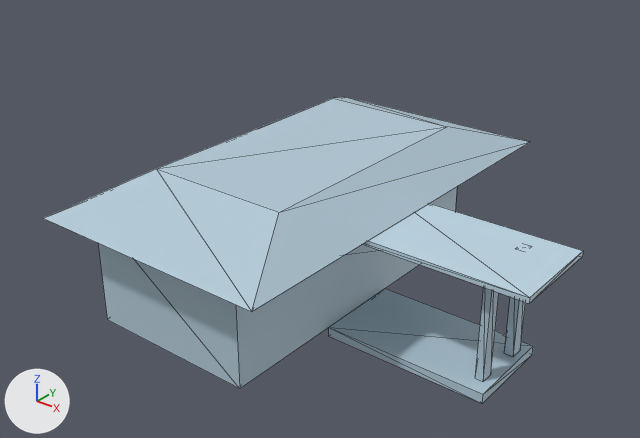
One commit to the glTF model models/Housing9Nav.glb: the scene before it, then after it.
Before and after are seen from a 50 mm lens placed at (8.78, -11.02, 7.92), pointed at (0.68, -0.9, 1.65). The lights are fixed; the arrows at lower left show +X, +Y and +Z. The picture after the commit comes second. Mesh edges are drawn as thin lines. Where no turn or scale is listed for an object, it has been applied to the vertices.

Before the edit, the objects in view are built like this:
```python
me_cube_031 = bpy.data.meshes.new('Cube.031')
me_cube_031.from_pydata(...)  # a box spanning x -1.0..1.0, y -1.0..1.0, z -1.0..1.0
me_cube_031.materials.append(mat_material_030)  # blue #b4cbd9
me_cube_032 = bpy.data.meshes.new('Cube.032')
me_cube_032.from_pydata(...)  # a box spanning x -1.4..1.4, y -0.98..0.98, z -0.08..0.08
me_cube_032.materials.append(mat_material_034)  # blue #b4cbd9
me_cube_033 = bpy.data.meshes.new('Cube.033')
me_cube_033.from_pydata(...)  # a box spanning x -1.74..1.74, y -0.91..0.91, z -0.03..0.03
me_cube_033.materials.append(mat_material_032)  # blue #bfd7e6
me_cube_034 = bpy.data.meshes.new('Cube.034')
me_cube_034.from_pydata(...)  # a box spanning x -0.23..0.23, y -0.15..0.15, z -0.88..0.88
me_cube_034.materials.append(mat_material_033)  # blue #b4cbd9
me_cube_035 = bpy.data.meshes.new('Cube.035')
me_cube_035.from_pydata(...)  # 16 vertices, 24 faces; spans x -2.17..4.1, y -3.84..3.84, z -2.1..0.27
me_cube_035.materials.append(mat_material_031)  # blue #b4cbd9
ob_cube = bpy.data.objects.new('Cube', me_cube_031)
ob_cube.location = (-0.27, -0.45, 1.02)
ob_cube.scale = (1.5, 3.0, 1.0)
ob_cube_001 = bpy.data.objects.new('Cube.001', me_cube_032)
ob_cube_001.location = (2.74, -0.71, 0.06)
ob_cube_001.scale = (1.0, 0.8, 1.0)
ob_cube_002 = bpy.data.objects.new('Cube.002', me_cube_033)
ob_cube_002.location = (2.95, -0.72, 1.93)
ob_cube_002.scale = (1.0, 0.91, 1.5)
ob_cube_003 = bpy.data.objects.new('Cube.003', me_cube_034)
ob_cube_003.location = (3.93, -1.12, 1.02)
ob_cube_003.scale = (0.3, 0.7, 1.0)
ob_cube_004 = bpy.data.objects.new('Cube.004', me_cube_035)
ob_cube_004.location = (-0.06, -0.23, 2.25)
```
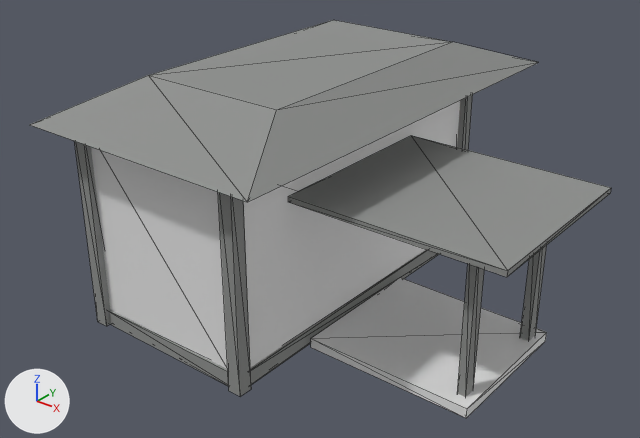
Commit message: Housing models update

What changed in the scene script:
```text
Change me_cube_031:
    where me_cube_031.from_pydata(...)  # 8 vertices, 12 faces; spans x -1.0..1.0, y -1.0..1.0, z -1.0..1.0
    remove me_cube_031.materials.append(mat_material_030)  # blue #b4cbd9
Change me_cube_032:
    where me_cube_032.from_pydata(...)  # 8 vertices, 12 faces; spans x -1.4..1.4, y -0.98..0.98, z -0.08..0.08
    remove me_cube_032.materials.append(mat_material_034)  # blue #b4cbd9
Change me_cube_033:
    where me_cube_033.from_pydata(...)  # 8 vertices, 12 faces; spans x -1.74..1.74, y -0.91..0.91, z -0.03..0.03
    remove me_cube_033.materials.append(mat_material_032)  # blue #bfd7e6
    add me_cube_033.materials.append(mat_gray_roof_columns_and_trim__8e908e)  # grey #8e908e
Change me_cube_034:
    where me_cube_034.from_pydata(...)  # 8 vertices, 12 faces; spans x -0.23..0.23, y -0.15..0.15, z -0.88..0.88
    remove me_cube_034.materials.append(mat_material_033)  # blue #b4cbd9
    add me_cube_034.materials.append(mat_gray_roof_columns_and_trim__8e908e)  # grey #8e908e
Add me_cube_003:
    me_cube_003.from_pydata([(-2.17, -3.84, -0.27), (-1.28, -2.27, 0.27), (-2.17, 3.84, -0.27), (-1.28, 2.27, 0.27), (2.17, -3.84, -0.27), (1.28, -2.27, 0.27), (2.17, 3.84, -0.27), (1.28, 2.27, 0.27)], [], [(0, 1, 3), (0, 3, 2), (2, 3, 7), (2, 7, 6), (6, 7, 5), (6, 5, 4), (4, 5, 1), (4, 1, 0), (2, 6, 4), (2, 4, 0), (7, 3, 1), (7, 1, 5)])
    me_cube_003.materials.append(mat_gray_roof_columns_and_trim__8e908e)  # grey #8e908e
Change ob_cube:
    ob_cube.location: (-0.27, -0.45, 1.02) -> (-0.27, -0.45, 1.75)
    ob_cube.scale: (1.5, 3.0, 1.0) -> (1.5, 3.0, 1.75)
Change ob_cube_001:
    ob_cube_001.location: (2.74, -0.71, 0.06) -> (2.74, -0.71, 0.08)
    ob_cube_001.scale: (1.0, 0.8, 1.0) -> (1.0, 1.26, 1.0)
Change ob_cube_002:
    ob_cube_002.location: (2.95, -0.72, 1.93) -> (2.95, -0.72, 2.66)
    ob_cube_002.scale: (1.0, 0.91, 1.5) -> (1.0, 1.73, 1.5)
Change ob_cube_003:
    ob_cube_003.location: (3.93, -1.12, 1.02) -> (3.93, -1.63, 1.31)
    ob_cube_003.scale: (0.3, 0.7, 1.0) -> (0.3, 0.7, 1.49)
Remove ob_cube_004:
    ob_cube_004 = bpy.data.objects.new('Cube.004', me_cube_035)
Add ob_main_roof_separated:
    ob_main_roof_separated = bpy.data.objects.new('Main roof separated', me_cube_003)
    ob_main_roof_separated.location = (-0.06, -0.23, 3.77)
Add ob_gray_lower_wall_trim_002:
    ob_gray_lower_wall_trim_002 = bpy.data.objects.new('Gray lower wall trim.002', me_cube_013)  # a box spanning x -1.5..1.5, y -0.04..0.04, z -0.13..0.13; in mat_gray_roof_columns_and_trim__8e908e (grey #8e908e)
    ob_gray_lower_wall_trim_002.location = (-0.27, -3.45, 0.13)
Add ob_gray_lower_wall_trim_001:
    ob_gray_lower_wall_trim_001 = bpy.data.objects.new('Gray lower wall trim.001', me_cube_012)  # a box spanning x -0.04..0.04, y -3.0..3.0, z -0.13..0.13; in mat_gray_roof_columns_and_trim__8e908e (grey #8e908e)
    ob_gray_lower_wall_trim_001.location = (1.23, -0.45, 0.13)
Add ob_gray_corner_column_003:
    ob_gray_corner_column_003 = bpy.data.objects.new('Gray corner column.003', me_cube_010)  # a box spanning x -0.12..0.12, y -0.12..0.12, z -1.75..1.75; in mat_gray_roof_columns_and_trim__8e908e (grey #8e908e)
    ob_gray_corner_column_003.location = (1.23, 2.55, 1.75)
Add ob_gray_corner_column_002:
    ob_gray_corner_column_002 = bpy.data.objects.new('Gray corner column.002', me_cube_010.copy())
    ob_gray_corner_column_002.location = (1.23, -3.45, 1.75)
Add ob_gray_corner_column:
    ob_gray_corner_column = bpy.data.objects.new('Gray corner column', me_cube_010.copy())
    ob_gray_corner_column.location = (-1.77, -3.45, 1.75)
Add ob_extension_support_separated:
    ob_extension_support_separated = bpy.data.objects.new('Extension support separated', me_cube_006)  # a box spanning x 3.95..4.1, y -0.17..0.05, z -3.05..-0.43; in mat_gray_roof_columns_and_trim__8e908e (grey #8e908e)
    ob_extension_support_separated.location = (-0.06, 0.29, 3.05)
```

Pixel boxes [x1, y1, x2, y2] of what changed, in the pictures (640 x 438 px):
'Cube.004', deleted: before [44, 97, 529, 356]
'Main roof separated', added: after [30, 20, 539, 202]
'Cube', recoloured, moved, rescaled (blue to white, 33% taller): before [98, 187, 457, 388]; after [91, 101, 460, 369]
'Cube.002', recoloured, moved, rescaled: before [363, 204, 583, 303]; after [288, 135, 611, 277]
'Cube.001', recoloured, moved, rescaled (15% wider, 23% taller): before [329, 289, 533, 403]; after [311, 277, 546, 418]
'Gray corner column.002', added: after [218, 192, 251, 397]
'Cube.003', recoloured, moved, rescaled (12% wider, 41% taller): before [475, 287, 499, 381]; after [457, 264, 484, 397]
'Gray corner column', added: after [74, 141, 110, 326]
'Gray lower wall trim.001', added (mostly hidden): after [250, 249, 439, 384]
'Gray lower wall trim.002', added: after [109, 310, 229, 386]
'Extension support separated', added: after [520, 245, 547, 341]
'Gray corner column.003', added: after [457, 94, 473, 150]
